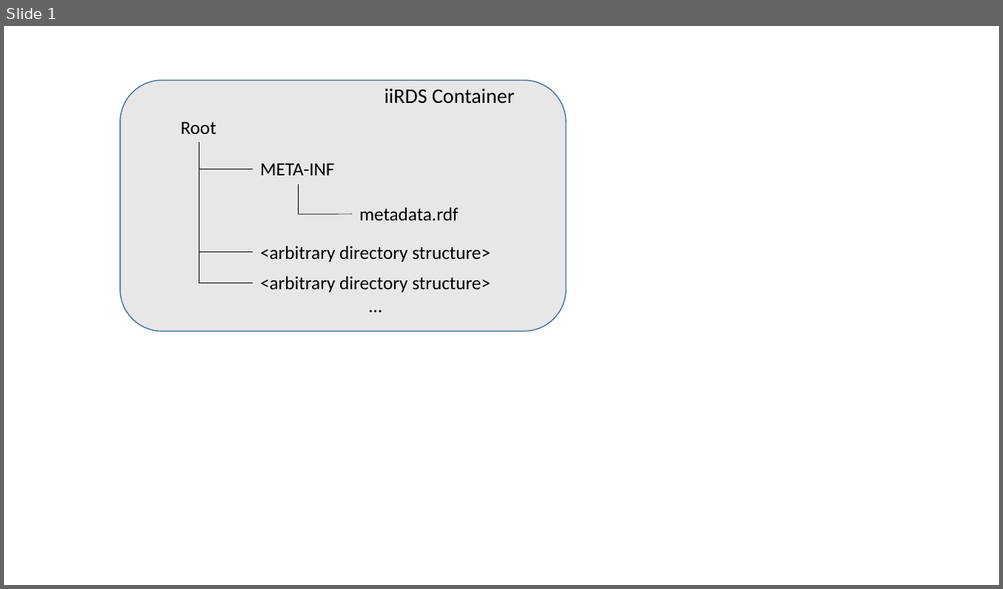
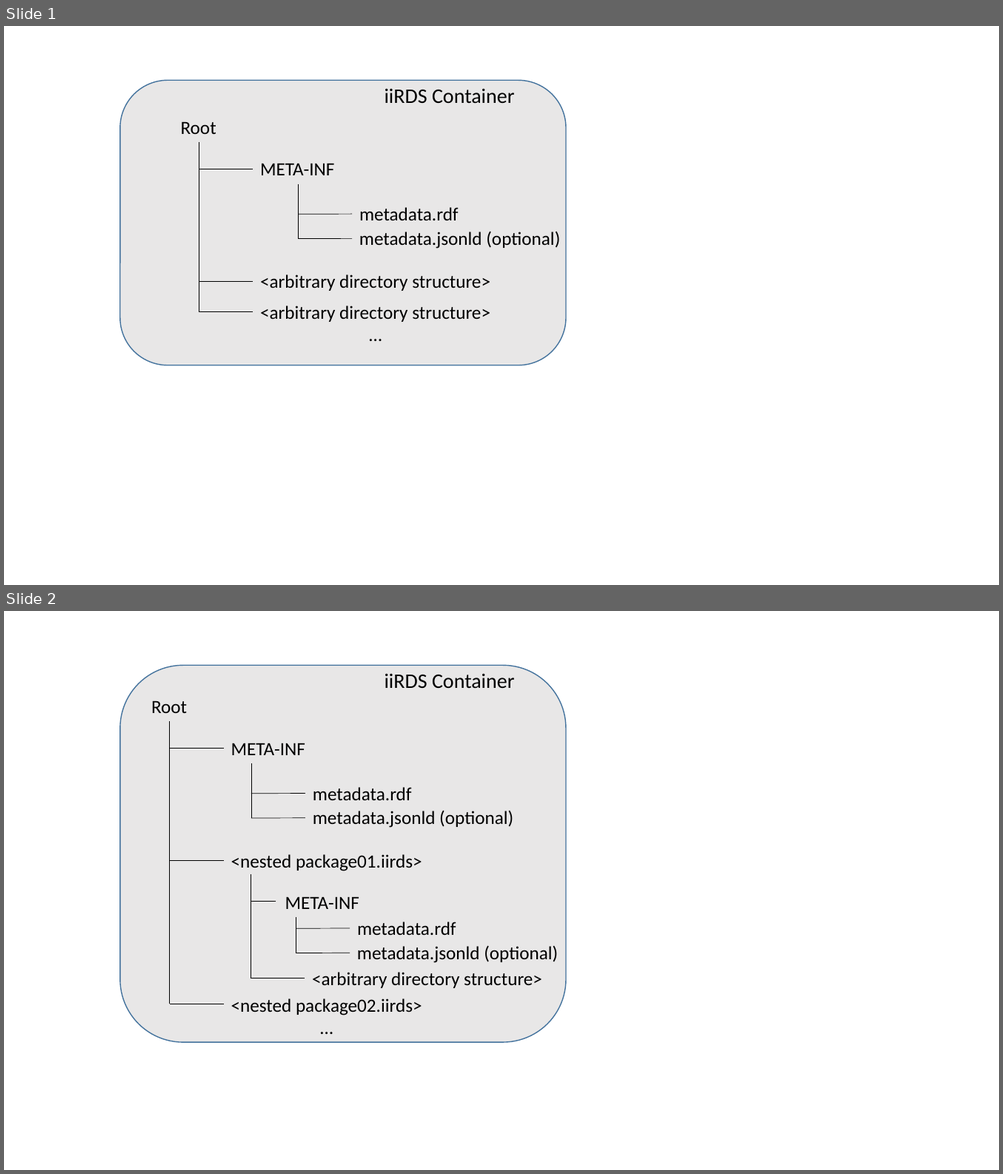
Before and after one commit to iirds-consortium/specification, a slide deck: images/src/ContainerFormatGraphics.pptx. Shown one above the other, each under a label of ours: slide 1 before the commit, slides 1 and 2 after it. The pictures are 1003x589 and 1003x1174 pixels, drawn with LibreOffice and Linux fonts; fonts in the diff are those of the drawing. Boxes give left, top, right and bottom in pixels: in the first picture for what was removed or moved away, otherwise in the second. Text is boxed around its words. In the diff, an @@ line names an element or a change of style, - is before the commit and + after.

```diff
--- a/images/src/ContainerFormatGraphics.pptx
+++ b/images/src/ContainerFormatGraphics.pptx
@@ slide 2 added at (4, 611, 999, 1170), background #FFFFFF @@
@@ rounded rectangle added at (120, 666, 566, 1043), fill #E9E7E7, outline #43739E 1 pt @@
@@ text added at (384, 673, 515, 688), 20 pt, text #000000 @@
+iiRDS Container
@@ text added at (151, 701, 187, 713), 18 pt, text #000000 @@
+Root
@@ line added from (170, 721) to (170, 1004), #000000 0.5 pt @@
@@ text added at (231, 743, 305, 755), 18 pt, text #000000 @@
+META-INF
@@ line added from (223, 749) to (170, 749), #000000 0.5 pt @@
@@ line added from (251, 763) to (251, 818), #000000 0.5 pt @@
@@ text added at (313, 787, 412, 800), 18 pt, text #000000 @@
+metadata.rdf
@@ line added from (305, 794) to (251, 794), #000000 0.5 pt @@
@@ text added at (313, 810, 513, 828), 18 pt, text #000000 @@
+metadata.jsonld (optional)
@@ line added from (305, 818) to (251, 818), #000000 0.5 pt @@
@@ text added at (231, 854, 422, 871), 18 pt, text #000000 @@
+<nested package01.iirds>
@@ line added from (223, 861) to (170, 861), #000000 0.5 pt @@
@@ line added from (251, 874) to (251, 978), #000000 0.5 pt @@
@@ text added at (285, 897, 359, 909), 18 pt, text #000000 @@
+META-INF
@@ line added from (276, 901) to (251, 901), #000000 0.5 pt @@
@@ line added from (296, 917) to (296, 954), #000000 0.5 pt @@
@@ line added from (350, 929) to (296, 929), #000000 0.5 pt @@
@@ text added at (357, 922, 456, 935), 18 pt, text #000000 @@
+metadata.rdf
@@ line added from (350, 954) to (296, 954), #000000 0.5 pt @@
@@ text added at (357, 945, 558, 963), 18 pt, text #000000 @@
+metadata.jsonld (optional)
@@ line added from (304, 978) to (251, 978), #000000 0.5 pt @@
@@ text added at (312, 972, 542, 988), 18 pt, text #000000 @@
+<arbitrary directory structure>
@@ line added from (223, 1004) to (170, 1004), #000000 0.5 pt @@
@@ text added at (231, 999, 422, 1016), 18 pt, text #000000 @@
+<nested package02.iirds>
+…
@@ slide 1 changed as well @@
@@ rounded rectangle: place and size @@
-rounded rectangle at (120, 81, 566, 332)
+rounded rectangle at (120, 81, 566, 366)
@@ line moved from (199, 142) - (199, 283) to (199, 142) - (199, 312) @@
@@ line moved from (298, 184) - (298, 214) to (298, 184) - (298, 238) @@
@@ line added from (352, 238) to (298, 238), #000000 0.5 pt @@
@@ text added at (359, 231, 560, 249), 18 pt, text #000000 @@
+metadata.jsonld (optional)
@@ 2 texts, 2 lines: place and size @@
-2 texts, 2 lines at (199, 246, 490, 292)
+2 texts, 2 lines at (199, 275, 490, 322)
```
Also in this commit, not shown: 1 other slide changed, 55 other files.
